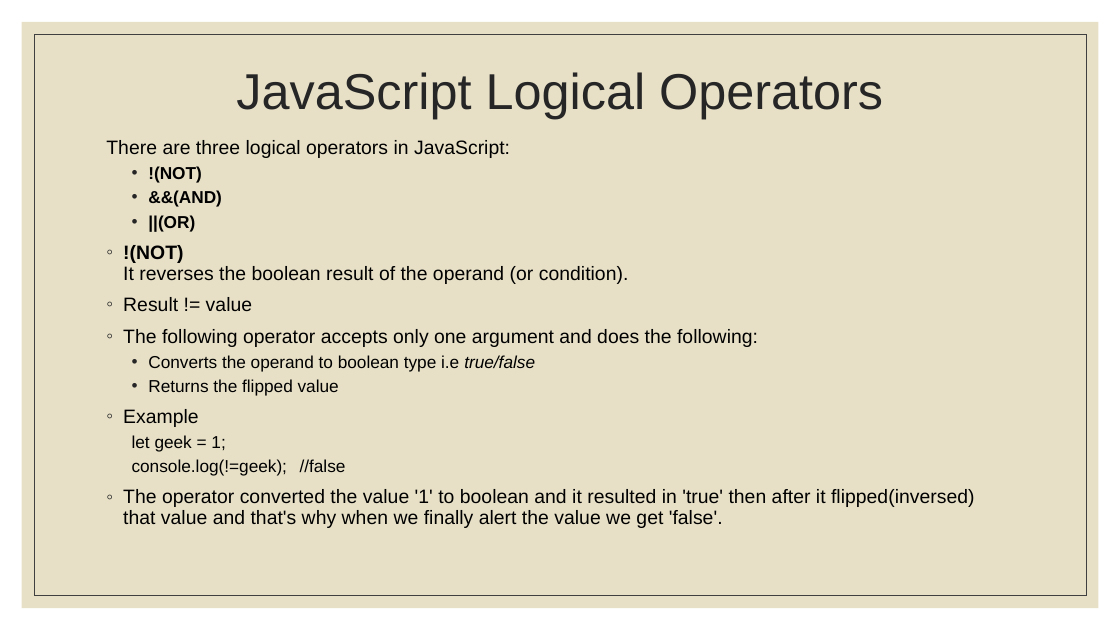
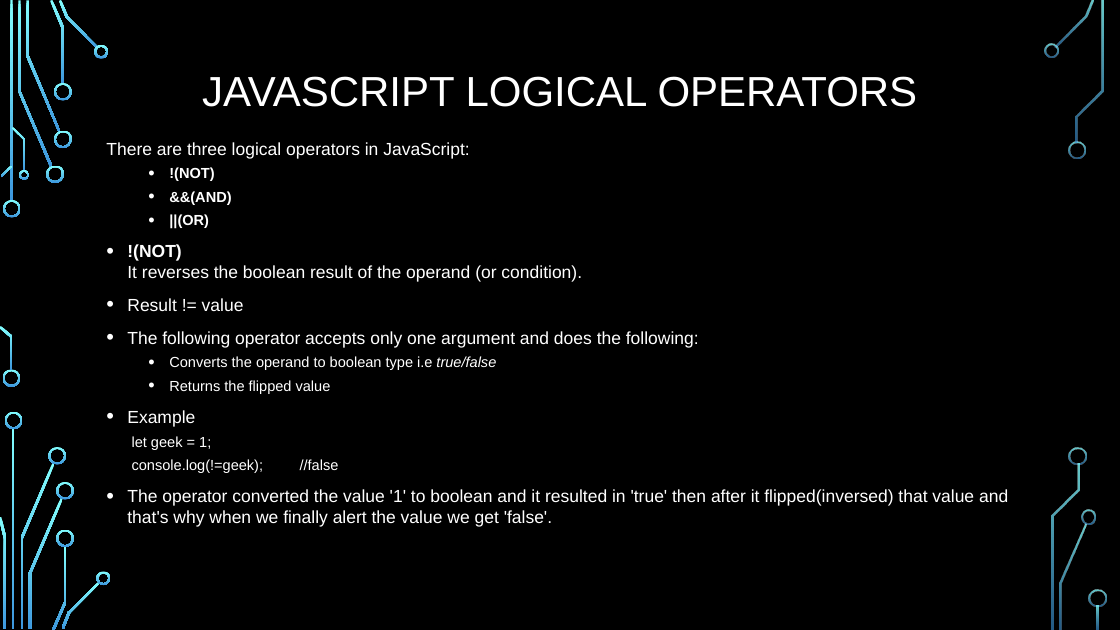
Before and after one commit to PramodJana/JavaScript, a slide deck: slide 25 of GFG JS Course Curriculam/Articles/002 Javascript fundamentals.pptx. Drawn at 1120x630 pixels with LibreOffice and Linux fonts; fonts in the diff are those of the drawing; background and template pictures are left out. Boxes give left, top, right and bottom in pixels: in the first picture for what was removed or moved away, otherwise in the second. Text is boxed around its words. In the diff, an @@ line names an element or a change of style, - is before the commit and + after.

```diff
--- a/GFG JS Course Curriculam/Articles/002 Javascript fundamentals.pptx
+++ b/GFG JS Course Curriculam/Articles/002 Javascript fundamentals.pptx
@@ background #FFFFFF to picture (left out) @@
@@ rectangle removed at [22,22,1099,608] @@
@@ rectangle removed at [34,34,1086,596] @@
@@ title at [202,76,918,107]: text changed; size 43.2 to 36 pt; text colour #262626 to #FFFFFF @@
-JavaScript Logical Operators
+JAVASCRIPT LOGICAL OPERATORS
@@ text "There are three logical operators ..." at [106,142,1008,527]: size 16.6 to 15 pt in "There are three logical operators in JavaScript:", "!(NOT) It reverses the boolean result of ...", "Result != value", "The following operator accepts only one argument ..." and 2 more places; text colour #000000 to #FFFFFF; size 14.8 to 12.5 pt in "!(NOT)", "&&(AND)", "||(OR)", "Converts the operand to boolean type i.e ..." and 3 more places; line spacing 0.9 to 1; more space between paragraphs; indent changed; bullet ◦ to • @@
@@ group added at [0,0,1107,630]: 33 freeform shapes, 3 rectangles @@
```
Also in this commit, not shown: 29 other slides changed.
